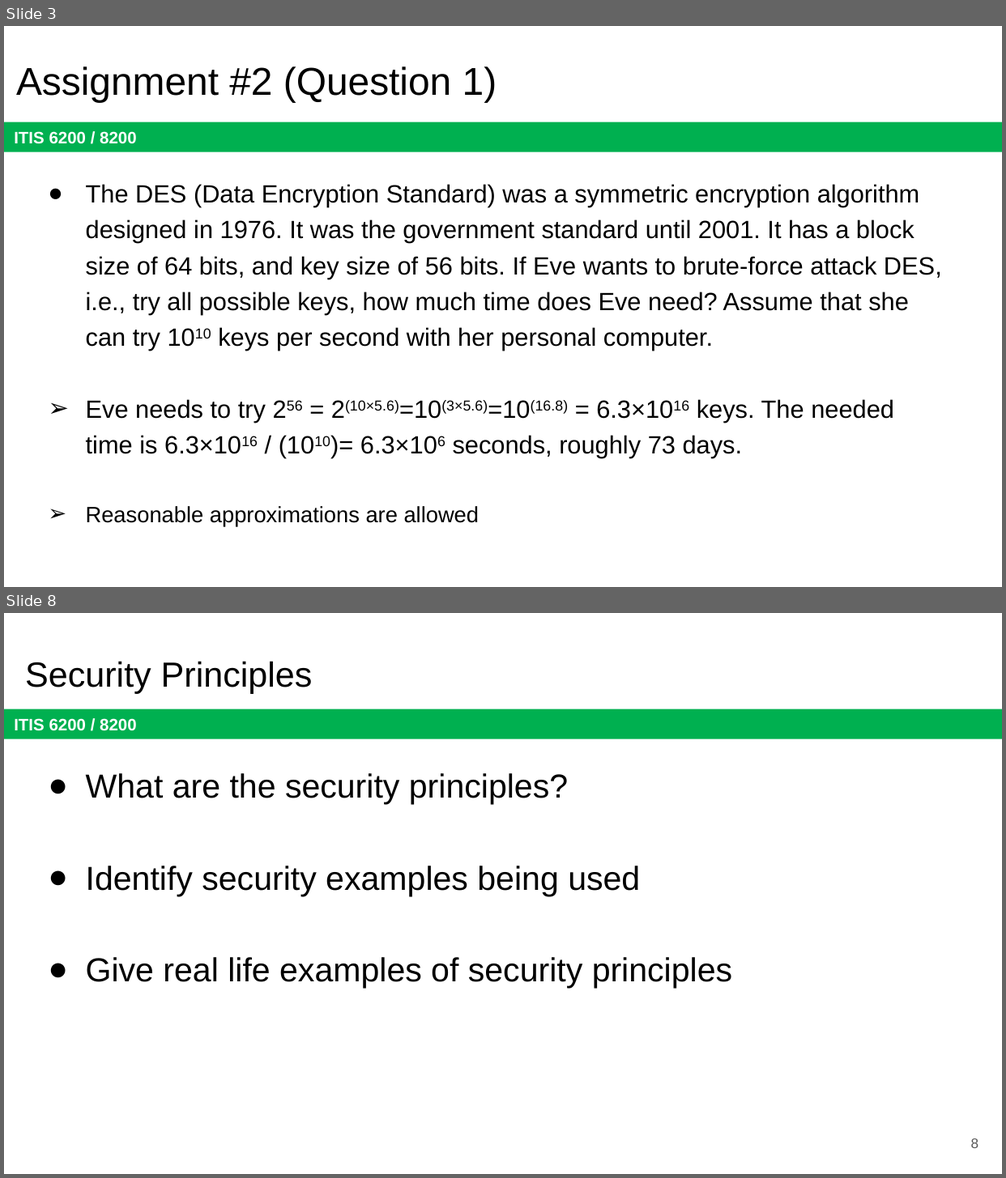
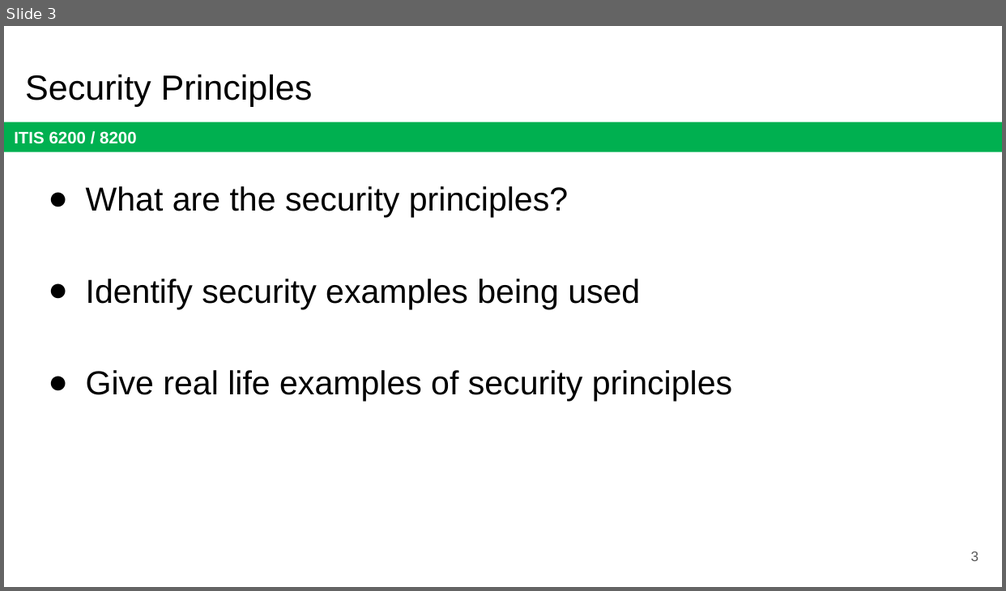
Before and after one commit to jx5c/github.io, a slide deck: teaching/ITIS6200/2023fa/lectures/final.review.pptx. Shown one above the other, each under a label of ours: slides 3 and 8 before the commit, slide 3 after it; the slides between them are not shown. The pictures are 1006x1178 and 1006x591 pixels, drawn with LibreOffice and Linux fonts; fonts in the diff are those of the drawing. Boxes give left, top, right and bottom in pixels: in the first picture for what was removed or moved away, otherwise in the second. Text is boxed around its words. In the diff, an @@ line names an element or a change of style, - is before the commit and + after.

```diff
--- a/teaching/ITIS6200/2023fa/lectures/final.review.pptx
+++ b/teaching/ITIS6200/2023fa/lectures/final.review.pptx
@@ slide 3 removed at (4, 26, 1002, 587), background #FFFFFF; not listed: 1 template element that a slide beside it also shows @@
@@ title removed at (16, 66, 497, 102) @@
-Assignment #2 (Question 1)
@@ text removed at (86, 184, 942, 527) @@
-● The DES (Data Encryption Standard) was a symmetric encryption algorithm designed in 1976. It was the government standard until 2001. It has a block size of 64 bits, and key size of 56 bits. If Eve wants to brute-force attack DES, i.e., try all possible keys, how much time does Eve need? Assume that she can try 1010 keys per second with her personal computer.
-➢ Eve needs to try 256 = 2(10×5.6)=10(3×5.6)=10(16.8) = 6.3×1016 keys. The needed time is 6.3×1016 / (1010)= 6.3×106 seconds, roughly 73 days.
-➢ Reasonable approximations are allowed
@@ what was slide 8 is now slide 3 @@
@@ page number at (971, 552, 979, 561): text changed @@
-8
+3
```
Also in this commit, not shown: 5 slides changed, 9 slides added, 4 other slides removed.
